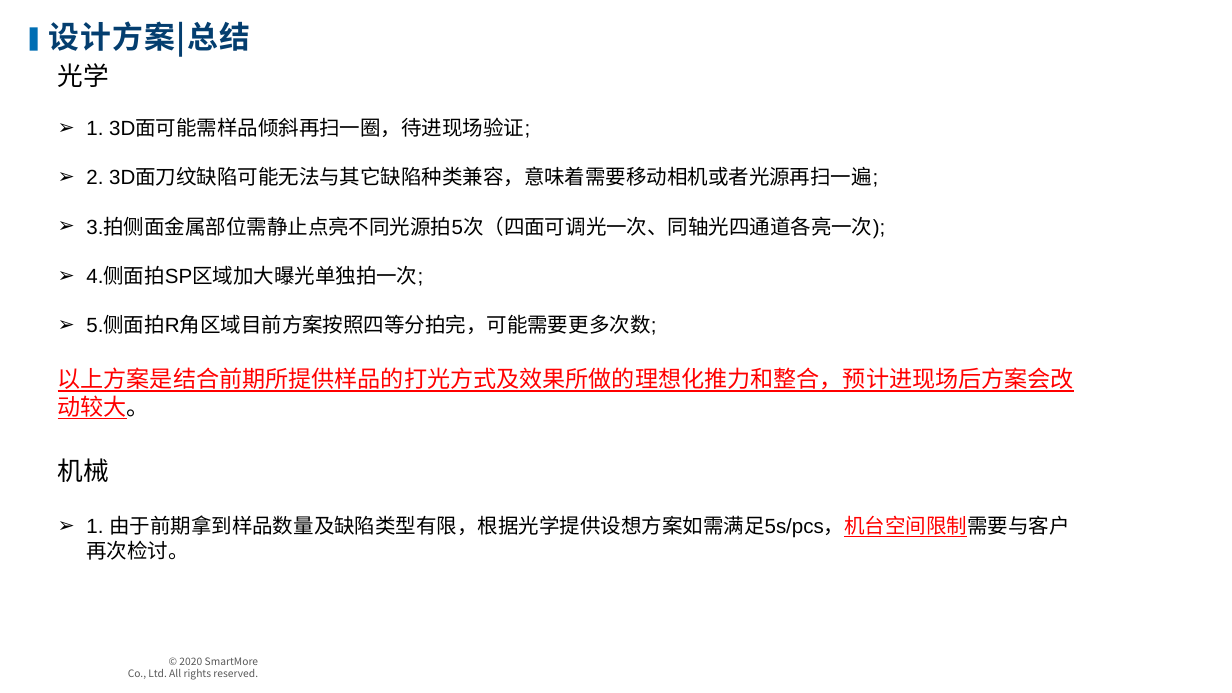
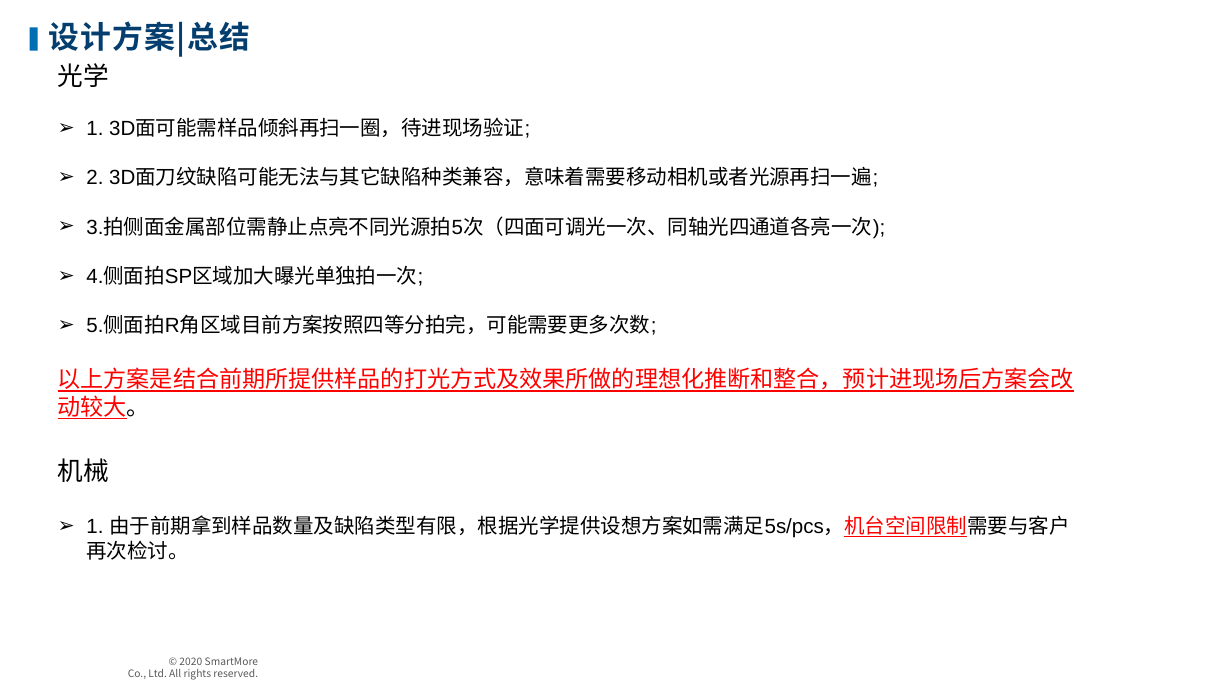
Before and after one commit to wanglvhh/Solution_2021, a slide deck: slide 17 of 2021/11/观澜富士康项目/样机方案/中框检测样机解决方案.pptx (slide 16 before the commit). Drawn at 1232x693 pixels with LibreOffice and Linux fonts; fonts in the diff are those of the drawing; background and template pictures are left out. Boxes give left, top, right and bottom in pixels: in the first picture for what was removed or moved away, otherwise in the second. Text is boxed around its words. In the diff, an @@ line names an element or a change of style, - is before the commit and + after.

Commit message:
Update 手机中框样机方案

```diff
--- a/2021/11/观澜富士康项目/样机方案/中框检测样机解决方案.pptx
+++ b/2021/11/观澜富士康项目/样机方案/中框检测样机解决方案.pptx
@@ text at (58,367,1074,419): text changed @@
-以上方案是结合前期所提供样品的打光方式及效果所做的理想化推力和整合，预计进现场后方案会改动较大。
+以上方案是结合前期所提供样品的打光方式及效果所做的理想化推断和整合，预计进现场后方案会改动较大。
```
Also in this commit, not shown: 6 other slides changed, 1 slide added, 1 other file.
